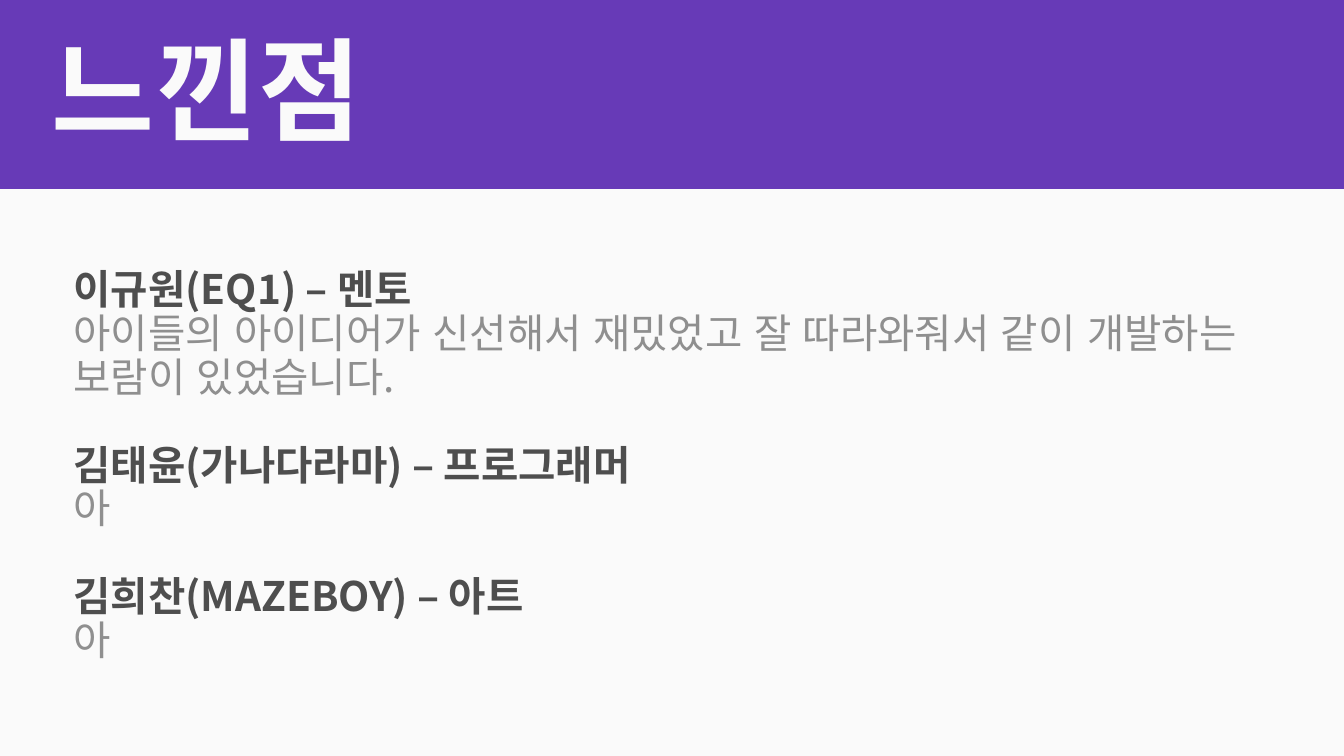
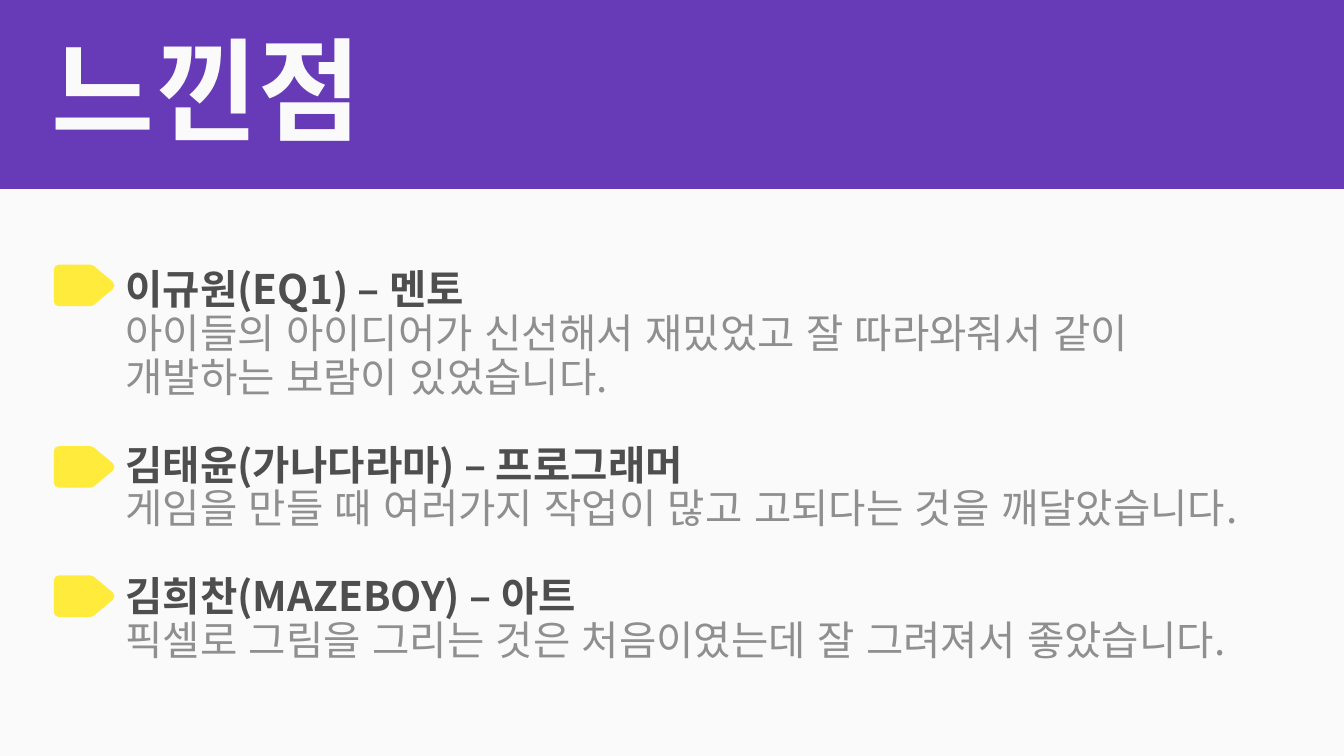
Before and after one commit to EQwon/RoadOfBusiness, a slide deck: slide 13 of 1조 ppt 발표.pptx. Drawn at 1344x756 pixels with LibreOffice and Linux fonts; fonts in the diff are those of the drawing. Boxes give left, top, right and bottom in pixels: in the first picture for what was removed or moved away, otherwise in the second. Text is boxed around its words. In the diff, an @@ line names an element or a change of style, - is before the commit and + after.

```diff
--- a/1조 ppt 발표.pptx
+++ b/1조 ppt 발표.pptx
@@ freeform shape added at <box>59,270,109,301</box>, fill #FFEB3B, outline #FFEB3B 7 pt @@
@@ text at <box>125,270,1238,658</box>: text changed; text colour #4E4E4E to #8F8F8F; bold off @@
-이규원(EQ1) – 멘토
-아이들의 아이디어가 신선해서 재밌었고 잘 따라와줘서 같이 개발하는 보람이 있었습니다.
-김태윤(가나다라마) – 프로그래머
-아
-김희찬(MAZEBOY) – 아트
-아
+이규원(EQ1) – 멘토
+아이들의 아이디어가 신선해서 재밌었고 잘 따라와줘서 같이
+개발하는 보람이 있었습니다.
+김태윤(가나다라마) – 프로그래머
+게임을 만들 때 여러가지 작업이 많고 고되다는 것을 깨달았습니다.
+김희찬(MAZEBOY) – 아트
+픽셀로 그림을 그리는 것은 처음이였는데 잘 그려져서 좋았습니다.
@@ freeform shape added at <box>59,451,109,482</box>, fill #FFEB3B, outline #FFEB3B 7 pt @@
@@ freeform shape added at <box>59,580,109,612</box>, fill #FFEB3B, outline #FFEB3B 7 pt @@
```
Also in this commit, not shown: 1 other slide changed, 16 other files.
